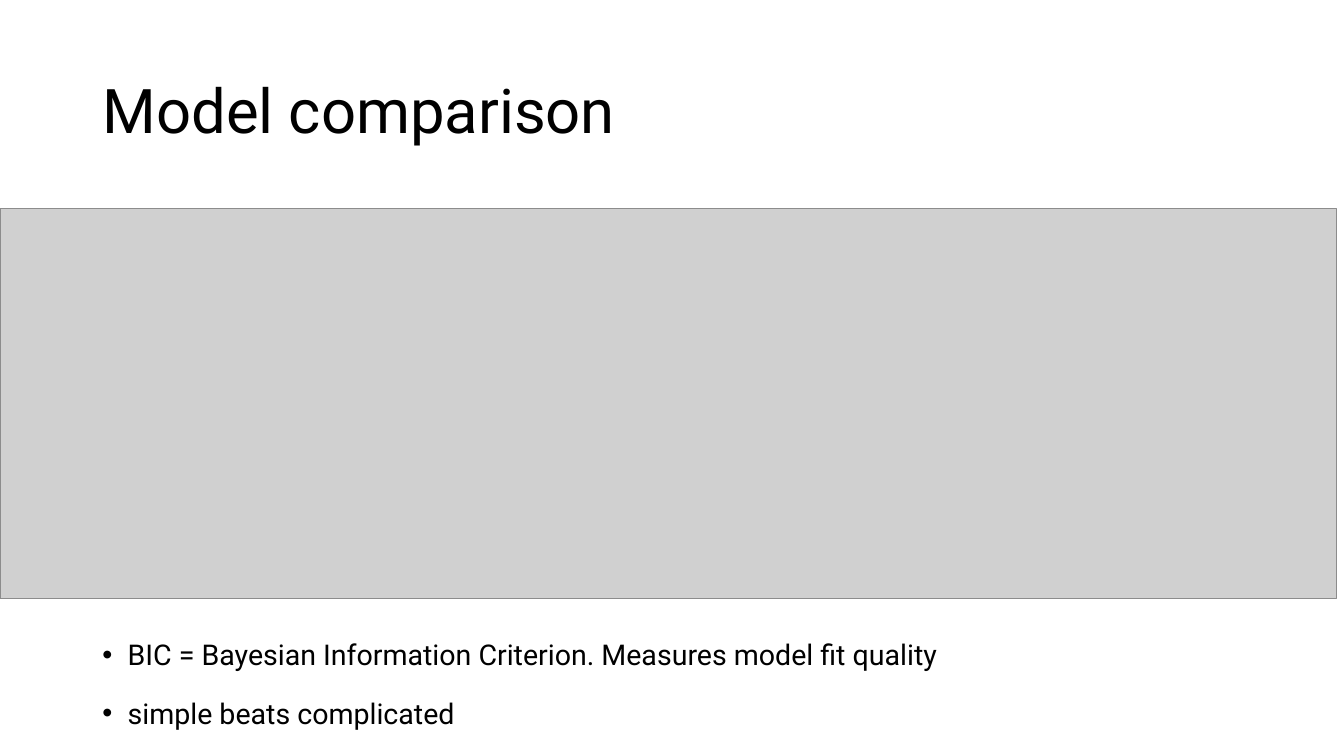
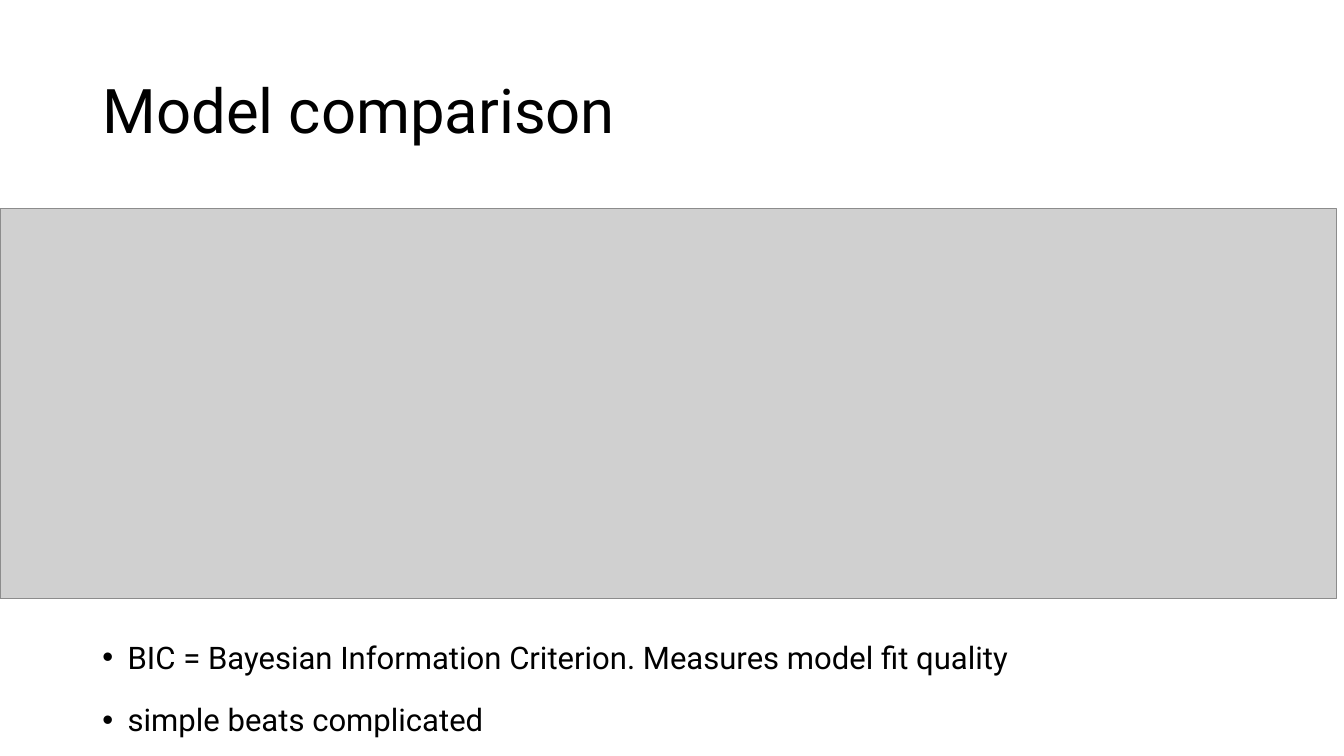
Before and after one commit to trNk27/Human_Data_Exploration, a slide deck: slide 35 of presentation/Prototype.pptx (slide 33 before the commit). Drawn at 1344x756 pixels with LibreOffice and Linux fonts; fonts in the diff are those of the drawing; grey boxes stand for pictures; background and template pictures are left out. Boxes give left, top, right and bottom in pixels: in the first picture for what was removed or moved away, otherwise in the second. Text is boxed around its words. In the diff, an @@ line names an element or a change of style, - is before the commit and + after.

```diff
--- a/presentation/Prototype.pptx
+++ b/presentation/Prototype.pptx
@@ text "BIC = Bayesian Information Criterion. ..." at [128, 645, 1008, 738]: size 20.4 to 22.2 pt @@
```
Also in this commit, not shown: 13 other slides changed, 4 slides added, 2 slides removed, 3 other files.
